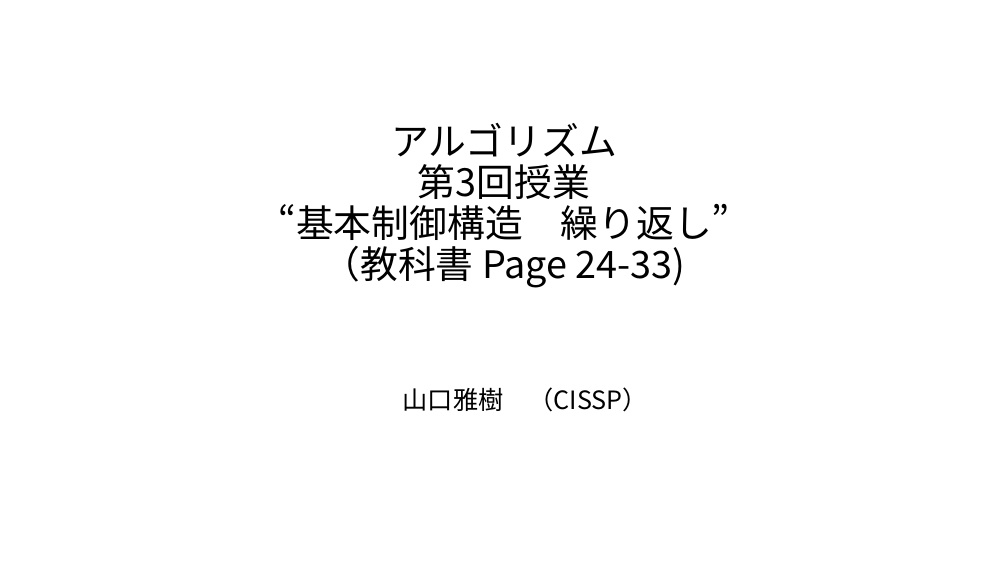
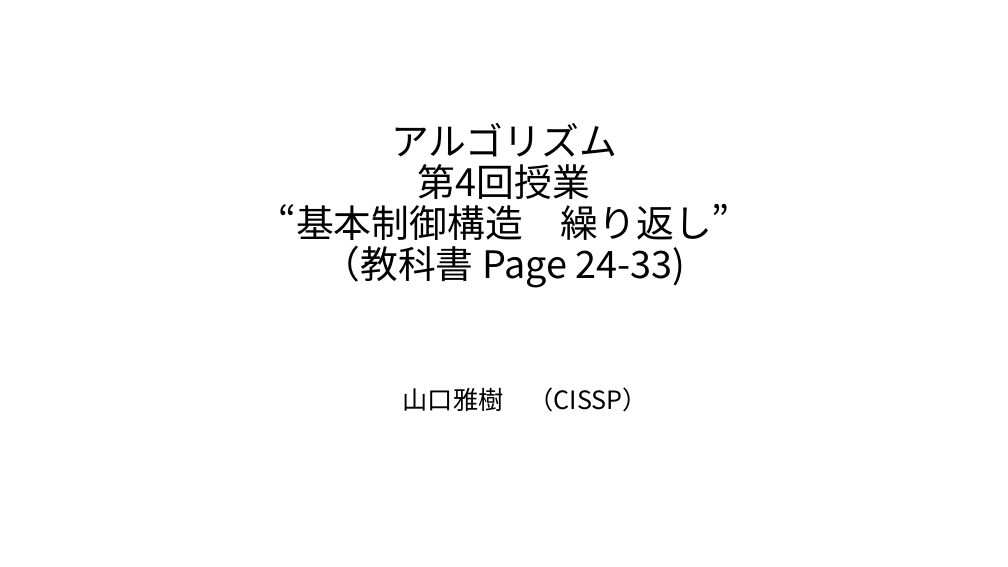
Before and after one commit to masakage/algorithm, a slide deck: slide 1 of docs/第4回繰り返し処理.pptx. Drawn at 1008x567 pixels with LibreOffice and Linux fonts; fonts in the diff are those of the drawing. Boxes give left, top, right and bottom in pixels: in the first picture for what was removed or moved away, otherwise in the second. Text is boxed around its words. In the diff, an @@ line names an element or a change of style, - is before the commit and + after.

```diff
--- a/docs/第4回繰り返し処理.pptx
+++ b/docs/第4回繰り返し処理.pptx
@@ title at [278, 123, 730, 288]: text changed @@
-アルゴリズム
-第3回授業
-“基本制御構造 繰り返し”
-（教科書 Page 24-33)
+アルゴリズム
+第4回授業
+“基本制御構造 繰り返し”
+（教科書 Page 24-33)
```
Also in this commit, not shown: 2 other slides changed, 3 slides added, 1 slide removed, 3 other files.
